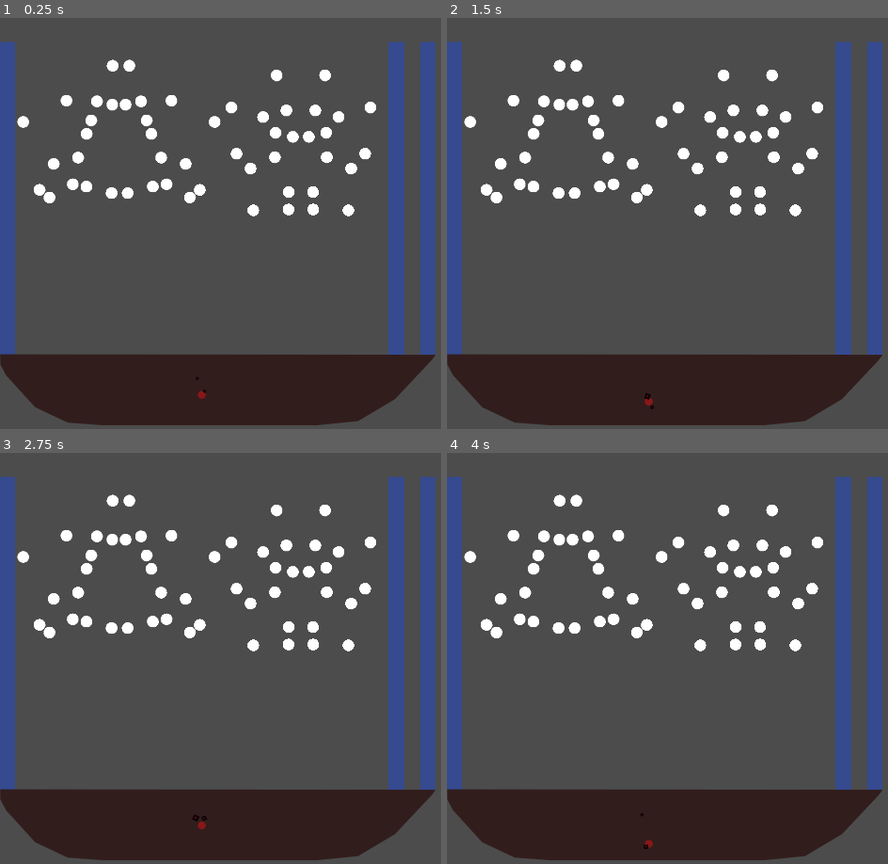
Above: before the commit, frames 1-4 (two rows, left to right).
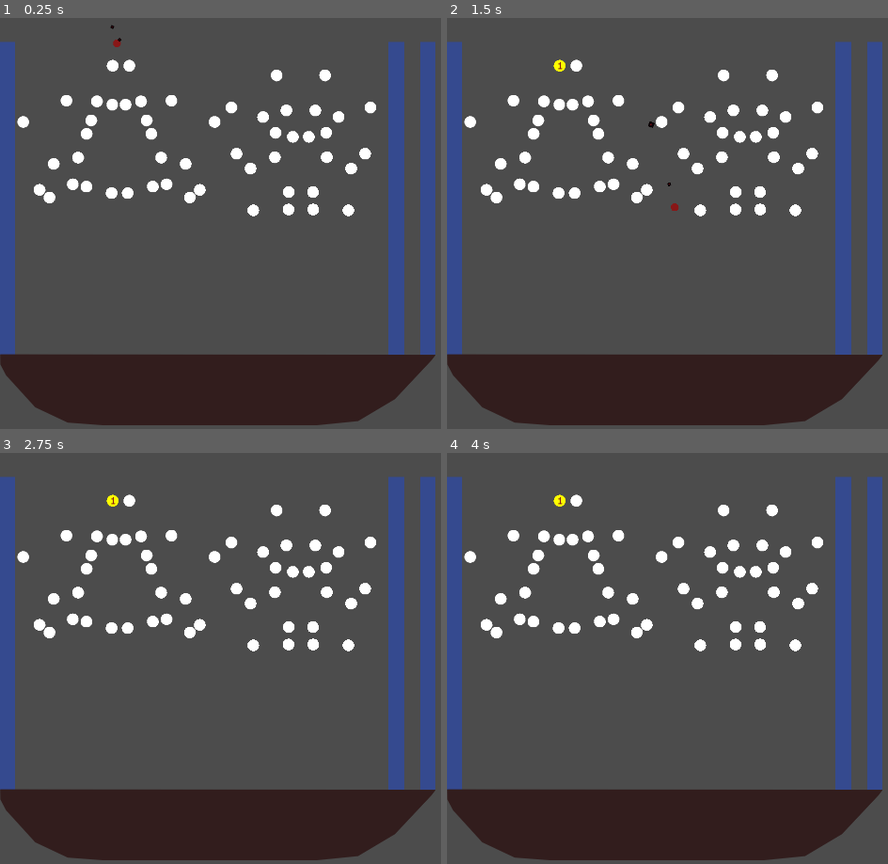
Above: after the commit, the same moments.

Repository: PaganSeaWitch/TechDemosForFunAndProfit
Game: Godot game, scene res://plinko.tscn
Same seed, same stepped clock (60 frames per second), same inputs: the game is played once before the commit and once after it. The engine's default icon, where the game draws it, is replaced by a stand-in: a white triangle on a blue panel in a dark square.
Inputs (mouse positions are in pixels of both pictures, inside the frame that each line leads up to):
- Up to frame 1 (0.25 s): no input
- Up to frame 2 (1.5 s): move the mouse to (742, 137) at 0.52 s; move the mouse to (738, 211) at 1.27 s
- Up to frame 3 (2.75 s): tap Enter at 2 s; move the mouse to (326, 568) at 2.02 s
- Up to frame 4 (4 s): tap Space at 2.75 s; move the mouse to (799, 646) at 2.77 s; move the mouse to (760, 625) at 3.52 s

The runs differ from the first frame. In frame 1, less than 0.1% of the frame differs, in the area x 24-47%, y 1-93%; in frame 2, 0.2%, in the area x 24-53%, y 10-96%; in frame 3, 0.1%; in frame 4, 0.1%.

Commit message:
boom clap

Diff:
--- a/SCRIPTABLE OBJECTS - RESOURCES/GODOT/RESOURCES/MISC/Peg Board/CreateBoard.gd
+++ b/SCRIPTABLE OBJECTS - RESOURCES/GODOT/RESOURCES/MISC/Peg Board/CreateBoard.gd
@@ -11,7 +11,7 @@
 
 func _on_Node2D_setStuffs(upperLeft, upperRight, bottomLeft, BottomRight, minPeg, maxPeg):
 	randomize()
-	var scale = get_parent().get_scale()
+	self.set_global_scale(Vector2(1,1))
 	var numOfPegs = rand_range(minPeg, maxPeg)
 	var pegs = []
 	for n in numOfPegs:
@@ -23,7 +23,6 @@
 		var oldScale = newPeg.get_scale()
 		self.add_child(newPeg)
 		newPeg.global_position = Vector2(x,y)
-		newPeg.set_scale(Vector2(oldScale.x * 1/scale.x ,oldScale.y * 1/scale.y ))
 		pegs.append(self.to_local(Vector2(x,y)))
 
 	emit_signal("mirrorThis", pegs)
--- a/SCRIPTABLE OBJECTS - RESOURCES/GODOT/RESOURCES/MISC/Peg Board/Mirror.gd
+++ b/SCRIPTABLE OBJECTS - RESOURCES/GODOT/RESOURCES/MISC/Peg Board/Mirror.gd
@@ -9,10 +9,9 @@
 
 func _on_FirstHalf_mirrorThis(pegs):
 	var scale = get_parent().get_scale()
-	#self.set_scale(Vector2(1/scale.x, 1/scale.y))
+	self.set_global_scale(Vector2(1,1))
 	for n in range(pegs.size()):
 		var newPeg = peg.instance()
 		var oldScale = newPeg.get_scale()
 		self.add_child(newPeg)
-		newPeg.set_scale(Vector2(oldScale.x * 1/scale.x ,oldScale.y * 1/scale.y ))
 		newPeg.position = Vector2(pegs[n].x * -1, pegs[n].y)
--- /dev/null
+++ b/SCRIPTABLE OBJECTS - RESOURCES/GODOT/RESOURCES/MISC/reallySimpleScripts/TextTimer.gd
@@ -0,0 +1,20 @@
+extends Timer
+
+
+# Declare member variables here. Examples:
+# var a = 2
+# var b = "text"
+
+
+# Called when the node enters the scene tree for the first time.
+func _ready():
+	pass # Replace with function body.
+
+
+# Called every frame. 'delta' is the elapsed time since the previous frame.
+#func _process(delta):
+#	pass
+
+
+func _on_PEG_startTextTimer():
+	self.start();
--- a/SCRIPTABLE OBJECTS - RESOURCES/GODOT/RESOURCES/plinko.tscn
+++ b/SCRIPTABLE OBJECTS - RESOURCES/GODOT/RESOURCES/plinko.tscn
@@ -1,8 +1,8 @@
 [gd_scene load_steps=6 format=2]
 
 [ext_resource path="res://MISC/Peg Board/RandomPegZoneTake2.tscn" type="PackedScene" id=1]
-[ext_resource path="res://resources/Balls/GenericBall/GenericBall.tscn" type="PackedScene" id=2]
 [ext_resource path="res://MISC/GarbageCollector/GarbageCollector.tscn" type="PackedScene" id=3]
+[ext_resource path="res://resources/Balls/YellowPaintBall/YellowPaintBall.tscn" type="PackedScene" id=4]
 [ext_resource path="res://MISC/Wall/Wall.tscn" type="PackedScene" id=5]
 [ext_resource path="res://MISC/BallContainer/ballDropPosition.gd" type="Script" id=7]
 
@@ -72,5 +72,5 @@
 position = Vector2( 0, -0.839966 )
 polygon = PoolVector2Array( 1113.57, 894.107, 1009.41, 1004.98, 912.818, 1062.94, 812.864, 1073.86, 255.979, 1073.86, 171.144, 1067.98, 87.9893, 1028.5, 14.074, 947.023, 1.03966, 918.332, -0.293686, 894.665, 0.706314, 989.665, 53.5515, 1078.05, 1110.21, 1078.9 )
 
-[node name="GENERIC BALL" parent="." instance=ExtResource( 2 )]
-position = Vector2( 515.024, 964.193 )
+[node name="Yellow Paint Ball" parent="." instance=ExtResource( 4 )]
+position = Vector2( 298.154, 65.3325 )
--- a/SCRIPTABLE OBJECTS - RESOURCES/GODOT/RESOURCES/project.godot
+++ b/SCRIPTABLE OBJECTS - RESOURCES/GODOT/RESOURCES/project.godot
@@ -49,6 +49,11 @@
 "language": "GDScript",
 "path": "res://resources/Pegs/Generic Peg/PEG.gd"
 }, {
+"base": "Resource",
+"class": "PegResource",
+"language": "GDScript",
+"path": "res://resources/Pegs/Generic Peg/PegResource.gd"
+}, {
 "base": "Peg",
 "class": "YellowPeg",
 "language": "GDScript",
@@ -73,6 +78,7 @@
 "PaintBallResource": "",
 "PaintYellowBall": "",
 "Peg": "",
+"PegResource": "",
 "YellowPeg": "",
 "YellowPegBall": "",
 "YellowPegMoneyball": ""
--- a/SCRIPTABLE OBJECTS - RESOURCES/GODOT/RESOURCES/resources/Balls/ActionBall/ActionBall.gd
+++ b/SCRIPTABLE OBJECTS - RESOURCES/GODOT/RESOURCES/resources/Balls/ActionBall/ActionBall.gd
@@ -10,7 +10,7 @@
 
 # Called when the node enters the scene tree for the first time.
 func _ready():
-	var resource = ballResource
+	var resource = ballResource as ActionBallResource
 	self.worksOnArray = resource.worksOnArray
 
 func ResolvePegHit(peg):
--- a/SCRIPTABLE OBJECTS - RESOURCES/GODOT/RESOURCES/resources/Balls/ActionBall/ActionBall.tscn
+++ b/SCRIPTABLE OBJECTS - RESOURCES/GODOT/RESOURCES/resources/Balls/ActionBall/ActionBall.tscn
@@ -9,3 +9,9 @@
 [node name="BALL" parent="." index="0"]
 script = ExtResource( 2 )
 ballResource = ExtResource( 3 )
+
+[node name="CollisionShape2D" parent="BALL" index="0"]
+scale = Vector2( 10, 10 )
+
+[node name="CPUParticles2D" parent="BALL" index="1"]
+visible = true
--- a/SCRIPTABLE OBJECTS - RESOURCES/GODOT/RESOURCES/resources/Balls/ActionBall/ActionBallResource.tres
+++ b/SCRIPTABLE OBJECTS - RESOURCES/GODOT/RESOURCES/resources/Balls/ActionBall/ActionBallResource.tres
@@ -1,7 +1,7 @@
 [gd_resource type="Resource" load_steps=5 format=2]
 
-[ext_resource path="res://ActionBallResource.gd" type="Script" id=1]
-[ext_resource path="res://Scripts/PegInheritenceTree/PEG.gd" type="Script" id=2]
+[ext_resource path="res://resources/Balls/ActionBall/ActionBallResource.gd" type="Script" id=1]
+[ext_resource path="res://resources/Pegs/Generic Peg/PEG.gd" type="Script" id=2]
 [ext_resource path="res://resources/Balls/ActionBall/genericBallTexture.tres" type="Texture" id=3]
 [ext_resource path="res://resources/Balls/ActionBall/ActionBallPhysics.tres" type="PhysicsMaterial" id=4]
 
--- a/SCRIPTABLE OBJECTS - RESOURCES/GODOT/RESOURCES/resources/Balls/GenericBall/BALL.gd
+++ b/SCRIPTABLE OBJECTS - RESOURCES/GODOT/RESOURCES/resources/Balls/GenericBall/BALL.gd
@@ -12,11 +12,10 @@
 	hitFor = resource.hitsFor
 	payloadDictionary = resource.payload
 	gravity_scale = resource.gravityScale
-
 	set_physics_material_override(resource.physicsMaterial)
 	emit_signal("addText", resource.name, resource.description)
 	emit_signal("addTexture", resource.texture)
-
+	get_child(0).set_scale(resource.scale)
 
 func _on_BALL_body_shape_entered(body_id, body, body_shape, local_shape):
 	if(body.is_in_group("Pegs")):
@@ -34,7 +33,3 @@
 
 func _physics_process(delta):
 	get_parent().get_child(1).global_position = self.global_position
-
-
-func _on_BALL_tree_entered():
-	set_scale(ballResource.scale)
--- a/SCRIPTABLE OBJECTS - RESOURCES/GODOT/RESOURCES/resources/Balls/GenericBall/BallResource.gd
+++ b/SCRIPTABLE OBJECTS - RESOURCES/GODOT/RESOURCES/resources/Balls/GenericBall/BallResource.gd
@@ -3,8 +3,8 @@
 
 export(PhysicsMaterial) var physicsMaterial
 export(Texture) var texture
-export(int) var gravityScale
-export(Vector2) var scale
+export(int) var gravityScale = 10
+export(Vector2) var scale = Vector2(10,10)
 export(Dictionary) var payload
 export(int) var hitsFor
 export(String, MULTILINE) var name
@@ -12,7 +12,7 @@
 
 
 # Called when the node enters the scene tree for the first time.
-func _init(gravityScale = 0, scale = Vector2(1,1), payload = {}, physicsMaterial = null,texture = null, hitsFor = 0, name = "", description = ""):
+func _init(gravityScale = 10, scale = Vector2(10,10), payload = {}, physicsMaterial = null,texture = null, hitsFor = 1, name = "", description = ""):
 	self.gravityScale = gravityScale
 	self.scale = scale
 	self.payload = payload
--- a/SCRIPTABLE OBJECTS - RESOURCES/GODOT/RESOURCES/resources/Balls/GenericBall/GenericBall.tscn
+++ b/SCRIPTABLE OBJECTS - RESOURCES/GODOT/RESOURCES/resources/Balls/GenericBall/GenericBall.tscn
@@ -28,7 +28,6 @@
 ballResource = ExtResource( 5 )
 
 [node name="CollisionShape2D" type="CollisionShape2D" parent="BALL"]
-scale = Vector2( 10, 10 )
 shape = SubResource( 1 )
 
 [node name="mesh" type="MeshInstance2D" parent="BALL/CollisionShape2D"]
@@ -36,6 +35,7 @@
 script = ExtResource( 7 )
 
 [node name="CPUParticles2D" type="CPUParticles2D" parent="BALL"]
+visible = false
 rotation = 3.14159
 scale = Vector2( 0.1, 0.1 )
 amount = 2
@@ -93,4 +93,3 @@
 [connection signal="body_shape_entered" from="BALL" to="BALL" method="_on_BALL_body_shape_entered"]
 [connection signal="mouse_entered" from="BALL" to="Node2D/Control" method="_on_BALL_mouse_entered"]
 [connection signal="mouse_exited" from="BALL" to="Node2D/Control" method="_on_BALL_mouse_exited"]
-[connection signal="tree_entered" from="BALL" to="BALL" method="_on_BALL_tree_entered"]
--- a/SCRIPTABLE OBJECTS - RESOURCES/GODOT/RESOURCES/resources/Balls/GenericBall/GenericBallResource.tres
+++ b/SCRIPTABLE OBJECTS - RESOURCES/GODOT/RESOURCES/resources/Balls/GenericBall/GenericBallResource.tres
@@ -10,7 +10,7 @@
 physicsMaterial = ExtResource( 2 )
 texture = ExtResource( 3 )
 gravityScale = 10
-scale = Vector2( 1, 1 )
+scale = Vector2( 10, 10 )
 payload = {
 }
 hitsFor = 1
--- a/SCRIPTABLE OBJECTS - RESOURCES/GODOT/RESOURCES/resources/Balls/PaintBall/PaintBallResource.tres
+++ b/SCRIPTABLE OBJECTS - RESOURCES/GODOT/RESOURCES/resources/Balls/PaintBall/PaintBallResource.tres
@@ -1,6 +1,6 @@
 [gd_resource type="Resource" load_steps=4 format=2]
 
-[ext_resource path="res://PaintBallResource.gd" type="Script" id=1]
+[ext_resource path="res://resources/Balls/PaintBall/PaintBallResource.gd" type="Script" id=1]
 [ext_resource path="res://resources/Balls/PaintBall/PaintBallTexture.tres" type="Texture" id=2]
 [ext_resource path="res://resources/Balls/PaintBall/PaintBallPhysics.tres" type="PhysicsMaterial" id=3]
 
@@ -9,7 +9,7 @@
 physicsMaterial = ExtResource( 3 )
 texture = ExtResource( 2 )
 gravityScale = 10
-size = 1
+scale = Vector2( 10, 10 )
 payload = {
 }
 hitsFor = 1
--- a/SCRIPTABLE OBJECTS - RESOURCES/GODOT/RESOURCES/resources/Balls/YellowPaintBall/YellowPaintBall.tscn
+++ b/SCRIPTABLE OBJECTS - RESOURCES/GODOT/RESOURCES/resources/Balls/YellowPaintBall/YellowPaintBall.tscn
@@ -1,8 +1,7 @@
-[gd_scene load_steps=5 format=2]
+[gd_scene load_steps=4 format=2]
 
 [ext_resource path="res://resources/Balls/YellowPaintBall/PaintYellowBall.gd" type="Script" id=1]
 [ext_resource path="res://resources/Balls/PaintBall/PaintBall.tscn" type="PackedScene" id=2]
-[ext_resource path="res://icon.png" type="Texture" id=3]
 [ext_resource path="res://resources/Balls/YellowPaintBall/YellowPaintBallResource.tres" type="Resource" id=4]
 
 [node name="Yellow Paint Ball" groups=[
@@ -13,26 +12,13 @@
 script = ExtResource( 1 )
 ballResource = ExtResource( 4 )
 
-[node name="CPUParticles2D" type="CPUParticles2D" parent="." index="1"]
-rotation = 3.14159
-scale = Vector2( 0.1, 0.1 )
-amount = 2
-lifetime = 1.5
-speed_scale = 4.29
-randomness = 0.07
-local_coords = false
-texture = ExtResource( 3 )
-emission_shape = 2
-emission_rect_extents = Vector2( 100, -100 )
-direction = Vector2( 0, -1 )
-spread = 180.0
-gravity = Vector2( -0.2, -0.98 )
-angular_velocity = 41.44
-angular_velocity_random = 0.21
-linear_accel = 48.92
-linear_accel_random = 0.16
-angle = 97.3
-angle_random = 1.0
-scale_amount = 0.1
-scale_amount_random = 0.15
-color = Color( 0.945098, 0.0941176, 0.0941176, 1 )
+[node name="CollisionShape2D" parent="BALL" index="0"]
+scale = Vector2( 10, 10 )
+
+[node name="CPUParticles2D" parent="BALL" index="1"]
+visible = true
+
+[node name="RichTextLabel" parent="Node2D/Control" index="0"]
+anchor_left = 0.0
+anchor_top = 0.303
+anchor_right = 1.0
--- a/SCRIPTABLE OBJECTS - RESOURCES/GODOT/RESOURCES/resources/Balls/YellowPaintBall/YellowPaintBallResource.tres
+++ b/SCRIPTABLE OBJECTS - RESOURCES/GODOT/RESOURCES/resources/Balls/YellowPaintBall/YellowPaintBallResource.tres
@@ -11,11 +11,11 @@
 physicsMaterial = ExtResource( 3 )
 texture = ExtResource( 2 )
 gravityScale = 10
-size = 1
+scale = Vector2( 10, 10 )
 payload = {
 }
 hitsFor = 1
-name = "YELLOW PAINT BALL"
-description = "COLORS PEGS YELLOW"
+name = "[shake rate=5 level=10][center]YELLOW PAINT BALL[/center][/shake]"
+description = "[center]COLORS PEGS YELLOW[/center]"
 colorArray = [ ExtResource( 5 ) ]
 colorTypeArray = [ ExtResource( 4 ) ]
--- a/SCRIPTABLE OBJECTS - RESOURCES/GODOT/RESOURCES/resources/Pegs/Generic Peg/PEG.gd
+++ b/SCRIPTABLE OBJECTS - RESOURCES/GODOT/RESOURCES/resources/Pegs/Generic Peg/PEG.gd
@@ -6,11 +6,13 @@
 signal startTextTimer
 signal getDarker(amt)
 signal changeColor(colorArray)
-var hitsAllowed = 5
+var hitsAllowed
 var hasHits = 0
+export(Resource) var pegResource
 
-
-
+func _ready():
+	var resource = pegResource as PegResource
+	self.hitsAllowed = resource.hitsAllowed
 
 func emit():
 	self.emit_signal("emitParticles")
--- a/SCRIPTABLE OBJECTS - RESOURCES/GODOT/RESOURCES/resources/Pegs/Generic Peg/PEG.tscn
+++ b/SCRIPTABLE OBJECTS - RESOURCES/GODOT/RESOURCES/resources/Pegs/Generic Peg/PEG.tscn
@@ -1,10 +1,11 @@
-[gd_scene load_steps=18 format=2]
+[gd_scene load_steps=19 format=2]
 
 [ext_resource path="res://MISC/reallySimpleScripts/particles.gd" type="Script" id=1]
 [ext_resource path="res://resources/Pegs/Generic Peg/PEG.gd" type="Script" id=2]
 [ext_resource path="res://Fonts/minecraft/Minecraft.ttf" type="DynamicFontData" id=3]
 [ext_resource path="res://MISC/reallySimpleScripts/hitTracker.gd" type="Script" id=4]
-[ext_resource path="res://MISC/PegInheritenceTree/TextTimer.gd" type="Script" id=5]
+[ext_resource path="res://MISC/reallySimpleScripts/TextTimer.gd" type="Script" id=5]
+[ext_resource path="res://resources/Pegs/Generic Peg/PegResource.tres" type="Resource" id=6]
 
 [sub_resource type="CircleShape2D" id=1]
 radius = 5.00425
@@ -98,6 +99,7 @@
 ]]
 scale = Vector2( 3, 3 )
 script = ExtResource( 2 )
+pegResource = ExtResource( 6 )
 
 [node name="CollisionShape2D" type="CollisionShape2D" parent="."]
 shape = SubResource( 1 )
--- /dev/null
+++ b/SCRIPTABLE OBJECTS - RESOURCES/GODOT/RESOURCES/resources/Pegs/Generic Peg/PegResource.gd
@@ -0,0 +1,11 @@
+extends Resource
+class_name PegResource
+
+# Declare member variables here. Examples:
+# var a = 2
+# var b = "text"
+export(int) var hitsAllowed
+
+# Called when the node enters the scene tree for the first time.
+func _init(hitsAllowed = 5):
+	self.hitsAllowed = hitsAllowed
--- /dev/null
+++ b/SCRIPTABLE OBJECTS - RESOURCES/GODOT/RESOURCES/resources/Pegs/Generic Peg/PegResource.tres
@@ -0,0 +1,7 @@
+[gd_resource type="Resource" load_steps=2 format=2]
+
+[ext_resource path="res://resources/Pegs/Generic Peg/PegResource.gd" type="Script" id=1]
+
+[resource]
+script = ExtResource( 1 )
+hitsAllowed = 5
